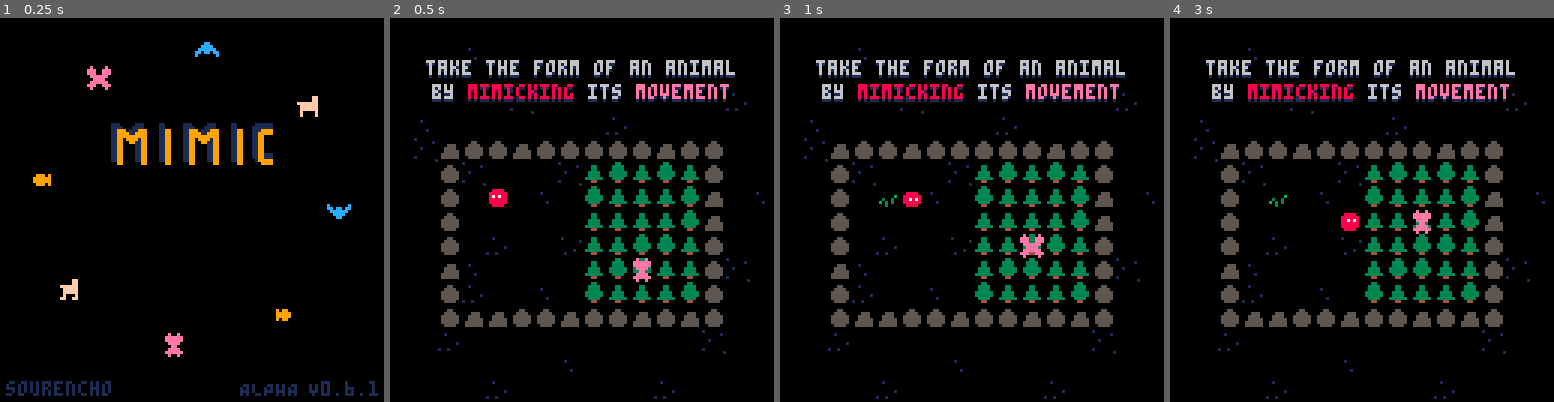
Above: before the commit, frames 1-4 (left to right).
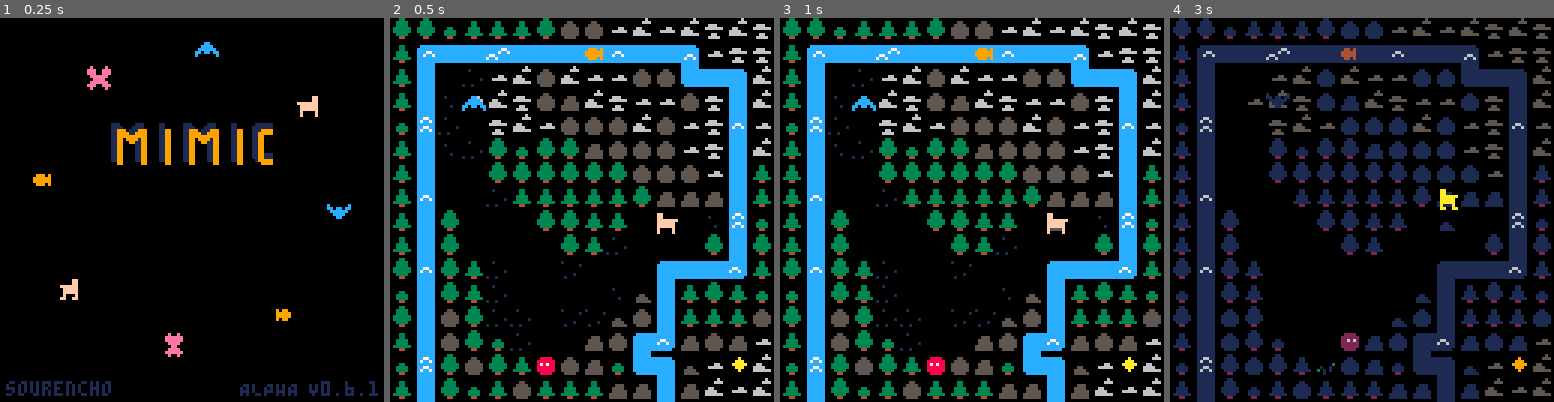
Above: after the commit, the same moments.

Repository: sourencho/mimic
Game: PICO-8 cartridge mimic.p8
The game is run twice, just before and just after one commit, with the same random seed, the same clock (stepped at 60 frames per second) and the same inputs.
Inputs:
- Up to frame 1 (0.25 s): no input
- Up to frame 2 (0.5 s): tap X (X key) at 0.33 s
- Up to frame 3 (1 s): no input
- Up to frame 4 (3 s): tap X (X key) at 1.07, 1.85, 2.97 s; hold Right 1.6-2.1 s; hold Up 2.15-2.42 s; hold Right from 2.47 s (still down)

Frame 1 is identical in both runs. In frame 2, 40% of the frame differs, in the area x 0-100%, y 0-100%; in frame 3, 40%; in frame 4, 41%.

Commit message:
Improve lvl 10 by removing spot where people get stuck

Diff:
--- a/mimic.p8
+++ b/mimic.p8
@@ -10,10 +10,10 @@
 
 -- SETTINGS
 
-start_level = 0
+start_level = 10
 last_level = 15
 level_count = last_level + 1
-skip_tutorial = false
+skip_tutorial = true
 skip_levels = {4, 9, 13, 14}
 secret_level = 7
 got_secret = false
@@ -2480,11 +2480,11 @@
 41414141636343515050517373414141606061677948486d51616161606070616157414160606060606050505043576141415005726060606e6f7e5e7e504141506e7e51514e7e4e7e6f6e51505172416060616061606778496e6e6e6f6749605041414141417373734e4e414141415060606141576051417051617b4f7e6f5e
 4141417351525151515150515263414261616051505150515141714172414161617a414171616161616160515151576141415071416060605f7e6e7e6e50417042514e7e516f6f6e6f6e5f507e4e51416060724141706060577e4e6e6e6e674c5041414141187373734e4e41414141506161614157504041414050575e6e6f7e
 414152515151515152515151515052516051515150505150514170414141416161576041414160606161412841707b6241415041706060607e6e5e6e405041414150515e7e5f7e6e4e6f7e4e6e5041416161416151417151576f4f6e7e6e6f575041414141417373414e4e4141414150616060417b60506f7e516057197e5f6f
-51505151616061616061616061515151615151505051505147784a41414172616157604141414160614141414160576041415070726015606e096e6f7e504141417151506e7e5f707e5f6e505070414160604160515241476d7e096f6e47486c5060514141414e4e4e4e4e4141414150606051415751607e7e6151574f6e7e5f
-5151516142414170414141706061606151515152514748486d41414172416161607a6061714141426041414160615761704150505050505050505050505041415142515f7e407e6e6e7e7e505142414160617161504172577e4e7e6e6e7b616050605141414e5f5e5f4e5f414141415061615152674c517e6f51476d7e6f6f4f
-505061414162414141424170416161615152275052576170414171414141606162576061714141424242524748486d62414141414141414141414141414141414150515e7e6f7e096e6f6f7e5141507160604115275151576f6e406f6e57614150605141414e5e5f5e4e41414141415061615142504b607e6f614b516e7e7e50
+51505151616061616061616061515151615151505051505147784a41414172616157604141414160617141414160576041415070726015606e096e6f7e504141417151506e7e5f707e5f6e505070414160604160515241476d7e096f6e47486c5060514141414e4e4e4e4e4141414150606051415751607e7e6151574f6e7e5f
+5151516142414170414141706061606151515152514748486d41414172416161607a6061714141424141414748486d61704150505050505050505050505041415142515f7e407e6e6e7e7e505142414160617161504172577e4e7e6e6e7b616050605141414e5f5e5f4e5f414141415061615152674c517e6f51476d7e6f6f4f
+505061414162414141424170416161615152275052576170414171414141606162576061714141414170525761606162414141414141414141414141414141414150515e7e6f7e096e6f6f7e5141507160604115275151576f6e406f6e57614150605141414e5e5f5e4e41414141415061615142504b607e6f614b516e7e7e50
 5150617141606141515041417051506051515151517a614162414141417261616057506071714142425250576161615041416f414171414141414141414241414170517e5f5e4f4e7e5f7e6e51514141617170606151517b6e6e6e6e6f57617150152741414e5f5e194e4141414141506115274150514e7e7e6e7e4f4e7e5151
-516161606160724151424141700551615140515151674961426241417141606161575060627141415150476d61505143414141414141414141417e414141414141515f6e5152504f5051515e7e514150600542616051476848494e6e476c60415041414141414e4e5f4e4141414141505050504150516e6f7e7e7e7e7e7e5151
+516161606160724151424141700551615140515151674961426241417141606161575060627141415150476d51505143414141414141414141417e414141414141515f6e5152504f5051515e7e514150600542616051476848494e6e476c60415041414141414e4e5f4e4141414141505050504150516e6f7e7e7e7e7e7e5151
 6160606061156151275150515151526051515151515157610561606041416160627b60506061055051626749524340734141414141414141704141414141414150526e507071505241517051517051706061616151507a6160576f476d61614150054141414141414141414141414150500542415151524e6e4f4f4f5f525151
 606161606161515151515050505051525150505250507a6060606060606060606157606261506161615151575173437341414141414141414141414141414141714151424141504141714151414141416061615150515761616a486c616141705050505050515151515151505151515150505050505150515150515051515151
 
